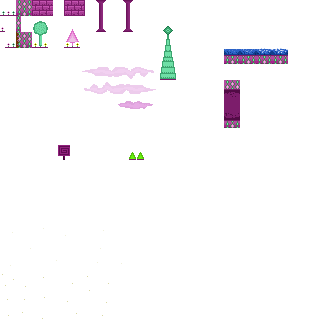
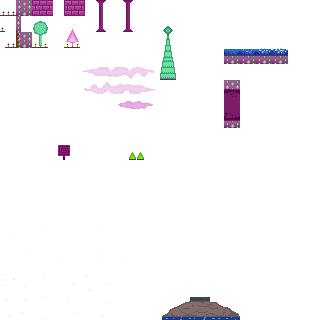
Revision of a layered 320 x 320 image; what changed, layer by layer:
painted on "tilesheet.png" over 162, 297, 240, 320
